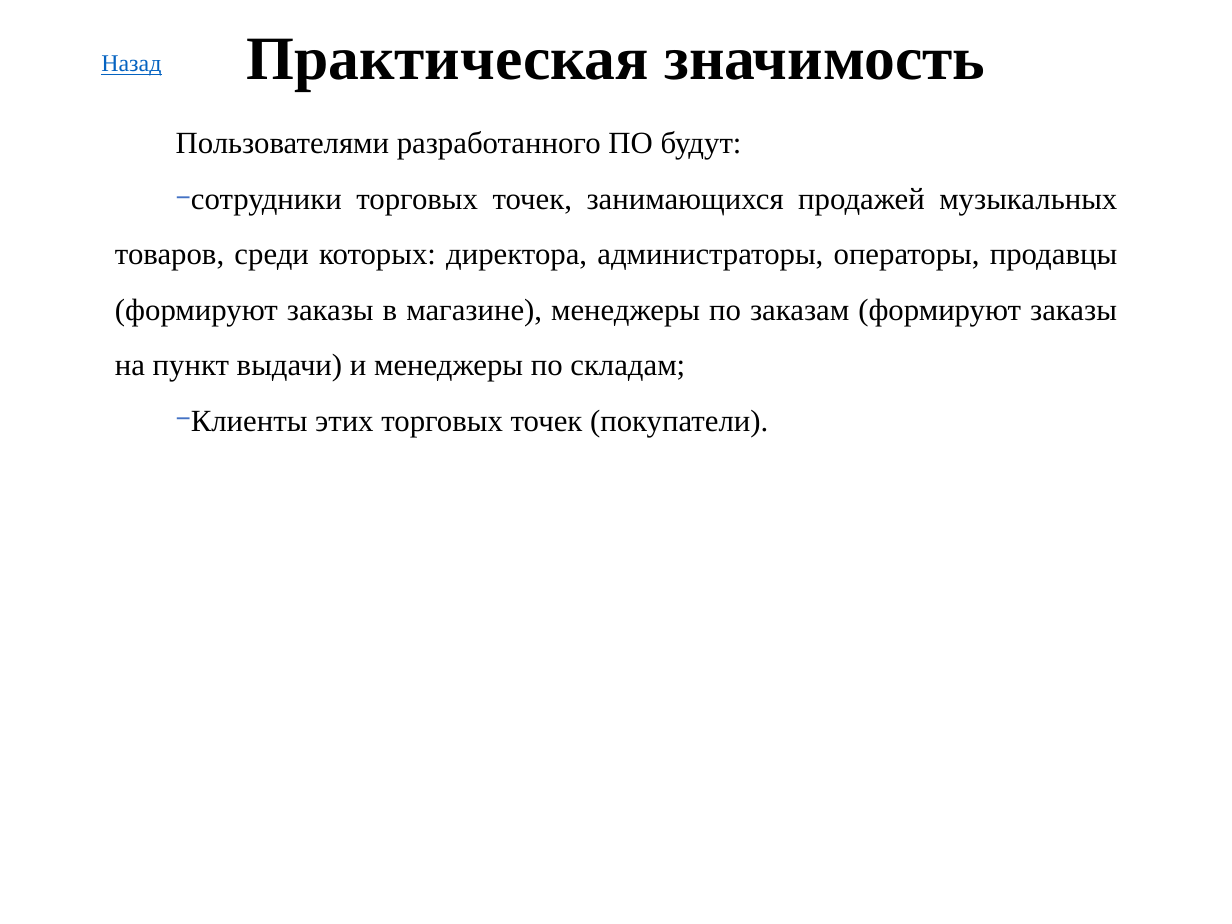
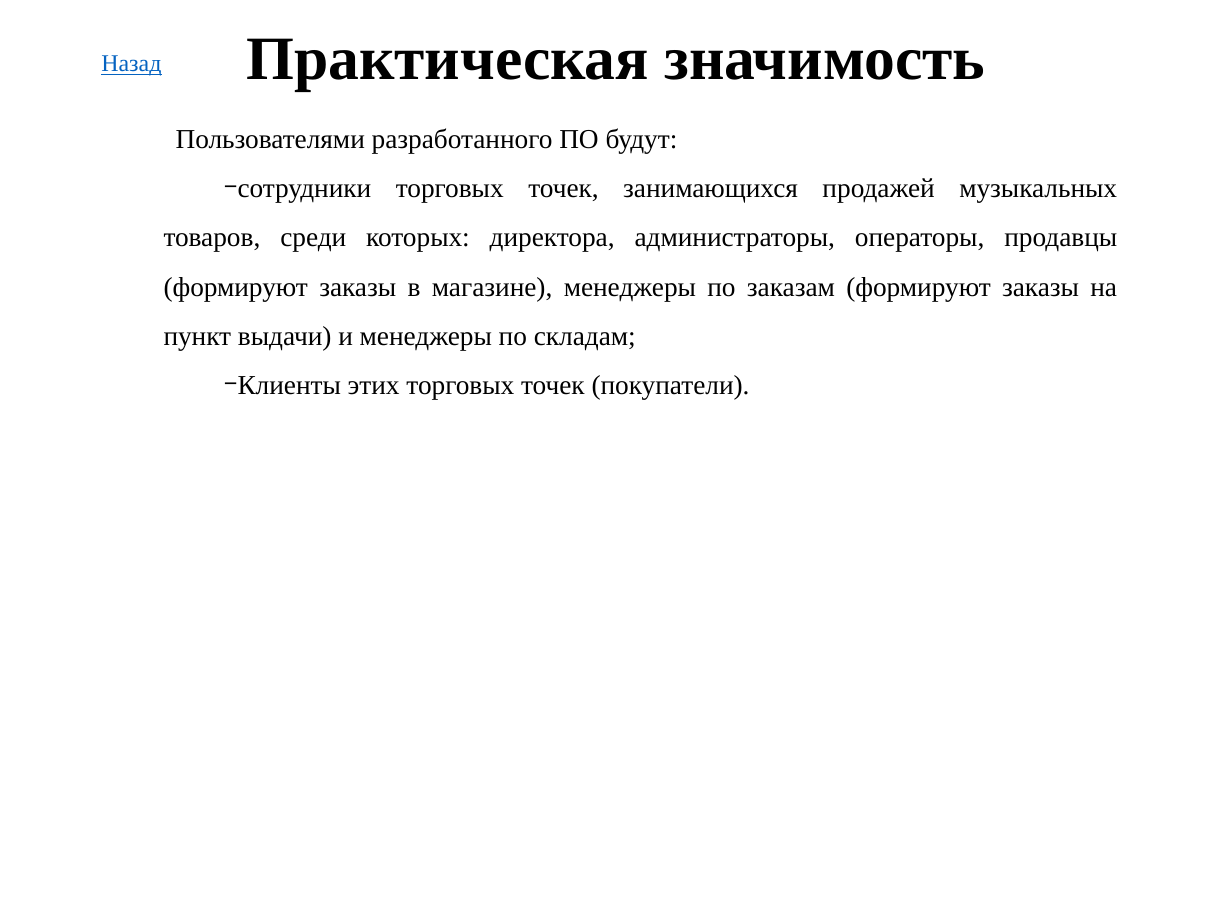
Before and after one commit to AntonSidorov1/DiplomProject, a slide deck: slide 5 of сидоров антон дмитриевич, Группа 493 - Презентация.pptx. Drawn at 1232x924 pixels with LibreOffice and Linux fonts; fonts in the diff are those of the drawing. Boxes give left, top, right and bottom in pixels: in the first picture for what was removed or moved away, otherwise in the second. Text is boxed around its words. In the diff, an @@ line names an element or a change of style, - is before the commit and + after.

```diff
--- a/сидоров антон дмитриевич, Группа 493 - Презентация.pptx
+++ b/сидоров антон дмитриевич, Группа 493 - Презентация.pptx
@@ text "Пользователями разработанного ПО будут:" at box(164, 128, 1117, 399): size 18 to 16 pt; list level 1 to 2 in "сотрудники торговых точек, занимающихся продажей ..."; bullet colour #4472C4 to #000000; indent changed @@
```
Also in this commit, not shown: 4 other slides changed, 3 slides added, 2 slides removed, 5 other files.
